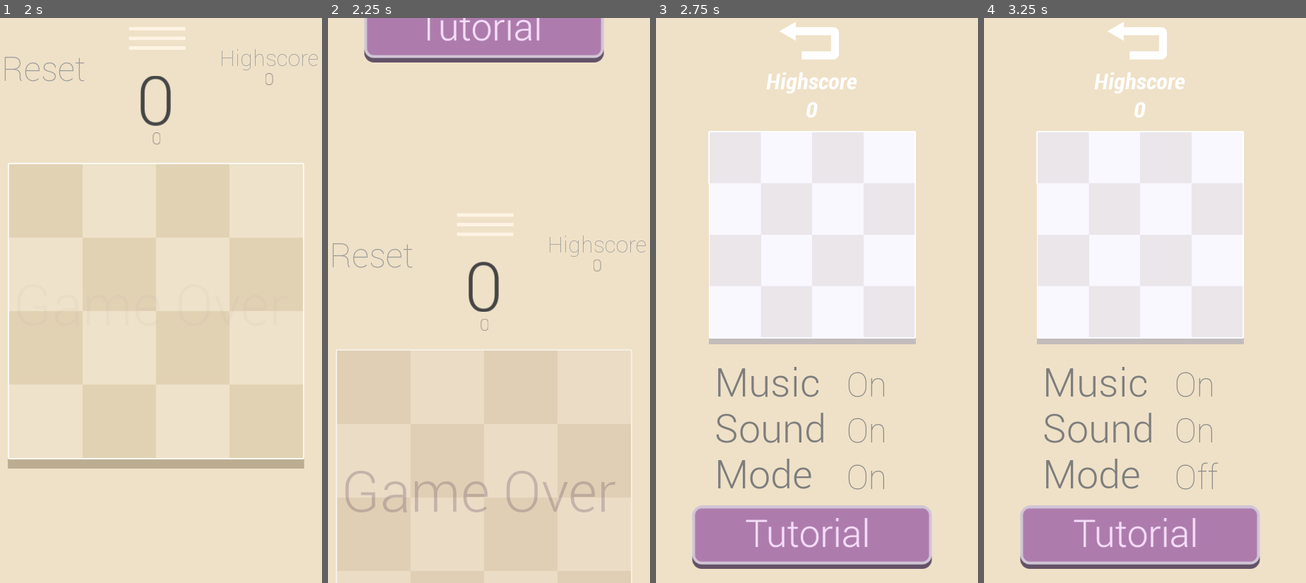
Above: before the commit, frames 1-4 (left to right).
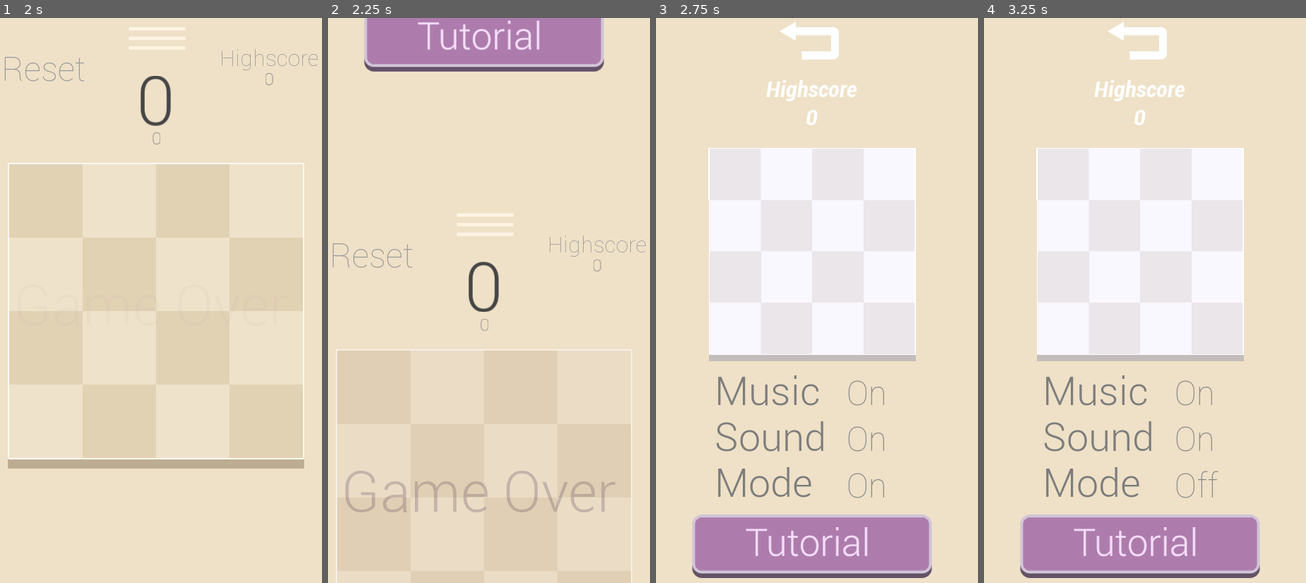
Above: after the commit, the same moments.

Repository: David2Ting/Reshape
Game: Godot game, scene res://Main.tscn
Same seed, same stepped clock (60 frames per second), same inputs: the game is played once before the commit and once after it.
Inputs (mouse positions are in pixels of both pictures, inside the frame that each line leads up to):
- Up to frame 1 (2 s): move the mouse to (61, 520) at 0.52 s; press the mouse at (61, 520) at 0.53 s; tap Enter at 1.25 s; move the mouse to (154, 520) at 1.27 s; release the mouse at (154, 520) at 1.28 s; right-click (154, 520) at 1.35 s; click (154, 520) at 1.42 s
- Up to frame 2 (2.25 s): click "Menu" at 2 s
- Up to frame 3 (2.75 s): no input
- Up to frame 4 (3.25 s): click "Mode" at 2.75 s

Frame 1 is identical in both runs. In frame 2, 2.7% of the frame differs, in the area x 11-86%, y 0-10%; in frame 3, 12%; in frame 4, 12%, in the area x 11-86%, y 9-100%.

Commit message:
Size format fixes

Diff:
--- a/Menu.tscn
+++ b/Menu.tscn
@@ -39,14 +39,18 @@
 mouse_filter = 2
 script = ExtResource( 1 )
 
-[node name="Control" type="Control" parent="."]
+[node name="Control" type="VBoxContainer" parent="."]
 anchor_right = 1.0
 anchor_bottom = 1.0
 mouse_filter = 2
 
 [node name="Header" type="Control" parent="Control"]
-anchor_right = 1.0
-mouse_filter = 2
+margin_right = 600.0
+margin_bottom = 171.0
+mouse_filter = 2
+size_flags_horizontal = 3
+size_flags_vertical = 3
+size_flags_stretch_ratio = 0.5
 
 [node name="TextureButton" type="TextureButton" parent="Control/Header"]
 anchor_left = 0.5
@@ -73,16 +77,16 @@
 align = 1
 
 [node name="Mid" type="Control" parent="Control"]
-anchor_left = 0.5
-anchor_top = 0.5
-anchor_right = 0.5
-anchor_bottom = 0.5
-margin_left = -300.0
-margin_right = 300.0
-mouse_filter = 2
+margin_top = 175.0
+margin_right = 600.0
+margin_bottom = 653.0
+mouse_filter = 2
+size_flags_horizontal = 3
+size_flags_vertical = 3
+size_flags_stretch_ratio = 1.4
 
 [node name="MapContainer" type="Node2D" parent="Control/Mid"]
-position = Vector2( 117.945, -25.7495 )
+position = Vector2( 117.945, 328.694 )
 scale = Vector2( 0.7, 0.7 )
 script = ExtResource( 4 )
 
@@ -110,9 +114,9 @@
 
 [node name="HighScoreLabel" type="Label" parent="Control/Mid"]
 margin_left = 78.8112
-margin_top = -411.0
+margin_top = -72.1199
 margin_right = 520.811
-margin_bottom = -261.0
+margin_bottom = 77.8801
 custom_fonts/font = SubResource( 3 )
 text = "Highscore
 0
@@ -120,10 +124,12 @@
 align = 1
 
 [node name="Options" type="Control" parent="Control"]
-anchor_top = 1.0
-anchor_right = 1.0
-anchor_bottom = 1.0
-mouse_filter = 2
+margin_top = 657.0
+margin_right = 600.0
+margin_bottom = 1000.0
+mouse_filter = 2
+size_flags_horizontal = 3
+size_flags_vertical = 3
 
 [node name="Music_button" type="Button" parent="Control/Options"]
 self_modulate = Color( 1, 1, 1, 0 )
@@ -132,9 +138,9 @@
 anchor_right = 0.5
 anchor_bottom = 0.5
 margin_left = 61.228
-margin_top = -380.869
+margin_top = -194.559
 margin_right = 173.228
-margin_bottom = -321.869
+margin_bottom = -135.559
 script = ExtResource( 7 )
 
 [node name="Sprite" type="Sprite" parent="Control/Options/Music_button"]
@@ -167,9 +173,9 @@
 anchor_right = 0.5
 anchor_bottom = 0.5
 margin_left = 61.228
-margin_top = -300.276
+margin_top = -113.966
 margin_right = 173.228
-margin_bottom = -241.276
+margin_bottom = -54.9657
 script = ExtResource( 7 )
 
 [node name="Sprite" type="Sprite" parent="Control/Options/Music_button2"]
@@ -202,9 +208,9 @@
 anchor_right = 0.5
 anchor_bottom = 0.5
 margin_left = 61.228
-margin_top = -217.517
+margin_top = -31.2067
 margin_right = 173.228
-margin_bottom = -158.517
+margin_bottom = 27.7933
 script = ExtResource( 7 )
 
 [node name="Sprite" type="Sprite" parent="Control/Options/Music_button3"]
@@ -232,13 +238,13 @@
 
 [node name="TutorialButton" type="TextureButton" parent="Control/Options"]
 anchor_left = 0.5
-anchor_top = 0.5
-anchor_right = 0.5
-anchor_bottom = 0.5
+anchor_top = 1.0
+anchor_right = 0.5
+anchor_bottom = 1.0
 margin_left = -214.067
-margin_top = -137.168
+margin_top = -121.13
 margin_right = 213.933
-margin_bottom = -22.1679
+margin_bottom = -6.1297
 texture_normal = ExtResource( 10 )
 texture_pressed = ExtResource( 11 )
 [connection signal="pressed" from="Control/Header/TextureButton" to="." method="_on_TextureButton_pressed"]
Not shown, changed: SquaresAndNumbers.apk
